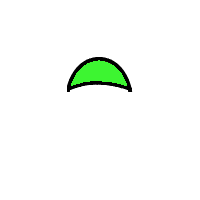
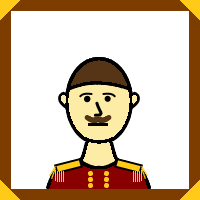
Revision of a layered w=200, h=200 image; what changed, layer by layer:
added group "portrait" with 2 layers above "eyes" over [0, 0, 200, 200]
renamed "default.png" to "portrait #0", showed it, moved it into group "portrait", painted on it over [0, 0, 200, 200]
added group "eyes" with 1 layers above "hair" over [79, 92, 116, 114]
added layer "eyes #0" in group "eyes" over [79, 92, 116, 114]
added layer "hair #1" in group "hair" over [67, 57, 133, 92]
hid "hair #0", painted on it over [67, 57, 133, 92]
added group "mouth" with 5 layers above "nose" over [68, 115, 128, 156]
added layer "mouth #4" in group "mouth" over [84, 115, 112, 126]
added group "nose" with 1 layers above "outfit" over [93, 101, 103, 117]
added layer "nose #0" in group "nose" over [93, 101, 103, 117]
added group "outfit" with 4 layers above "base_skin" over [46, 158, 151, 191]
added layer "outfit #2" in group "outfit" over [46, 158, 151, 191]
added group "base_skin" with 3 layers over [47, 57, 151, 189]
added layer "base_skin #2" in group "base_skin" over [47, 57, 151, 189]
